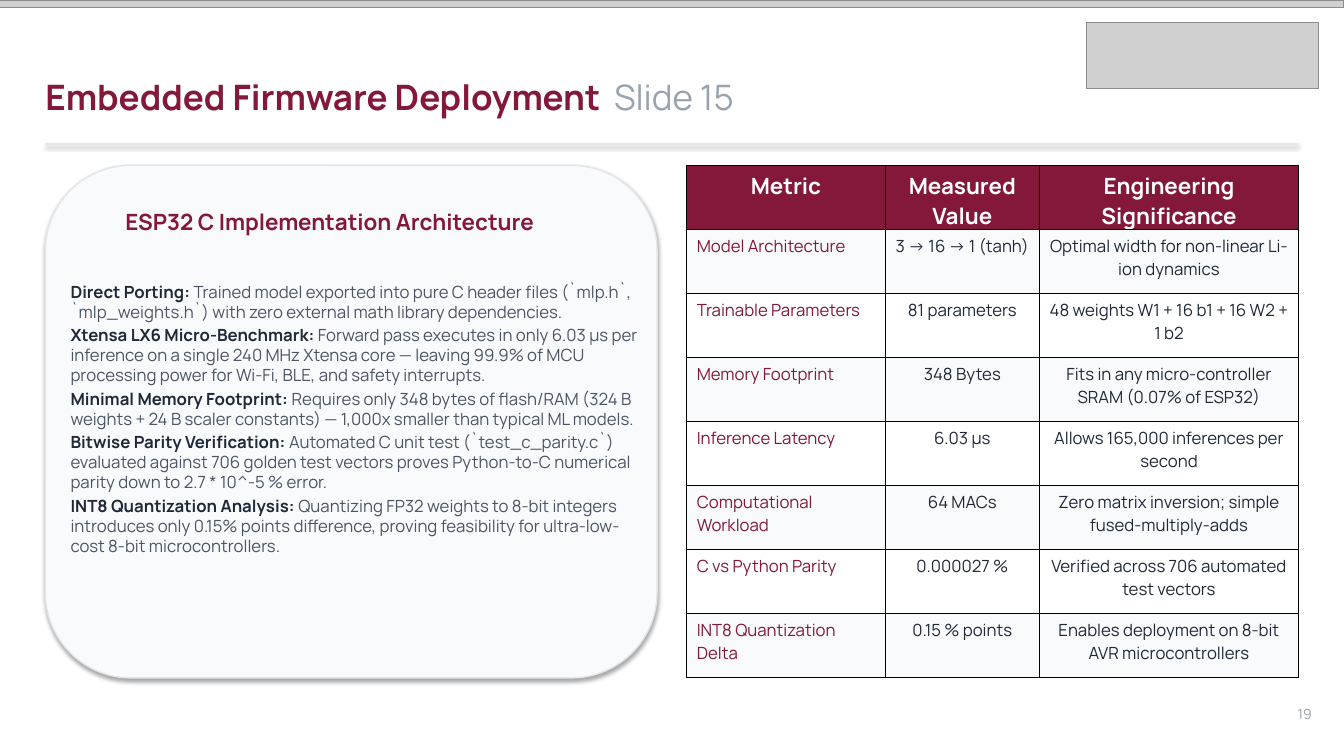
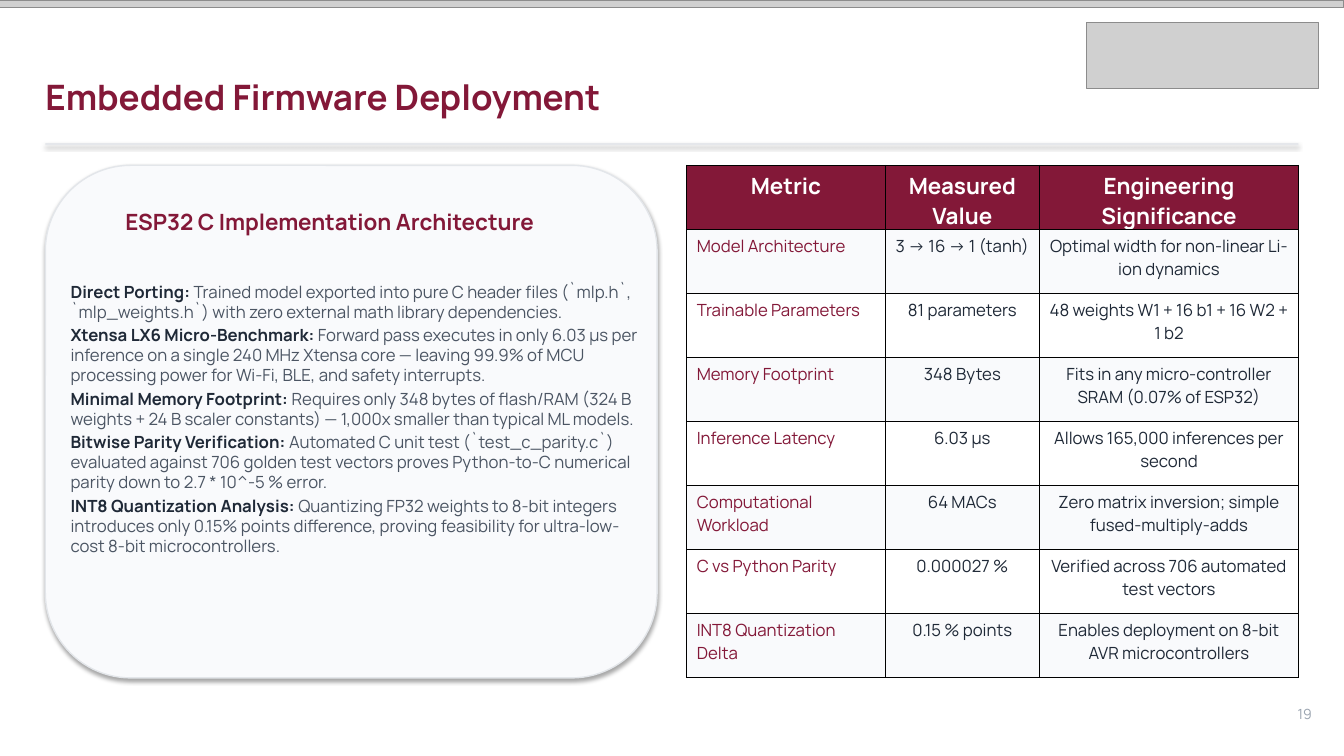
Before and after one commit to Imagiyy/Digital-Twin--ML-Based-Battery-SOC-Estimation, a slide deck: slide 18 of Amrita_SOC_Digital_Twin_Presentation_Final.pptx. Drawn at 1344x756 pixels with LibreOffice and Linux fonts; fonts in the diff are those of the drawing; grey boxes stand for pictures. Boxes give left, top, right and bottom in pixels: in the first picture for what was removed or moved away, otherwise in the second. Text is boxed around its words. In the diff, an @@ line names an element or a change of style, - is before the commit and + after.

```diff
--- a/Amrita_SOC_Digital_Twin_Presentation_Final.pptx
+++ b/Amrita_SOC_Digital_Twin_Presentation_Final.pptx
@@ text at [45,84,600,119]: text changed @@
-Embedded Firmware Deployment Slide 15
+Embedded Firmware Deployment
```
Also in this commit, not shown: 19 other slides changed, 3 other files.
